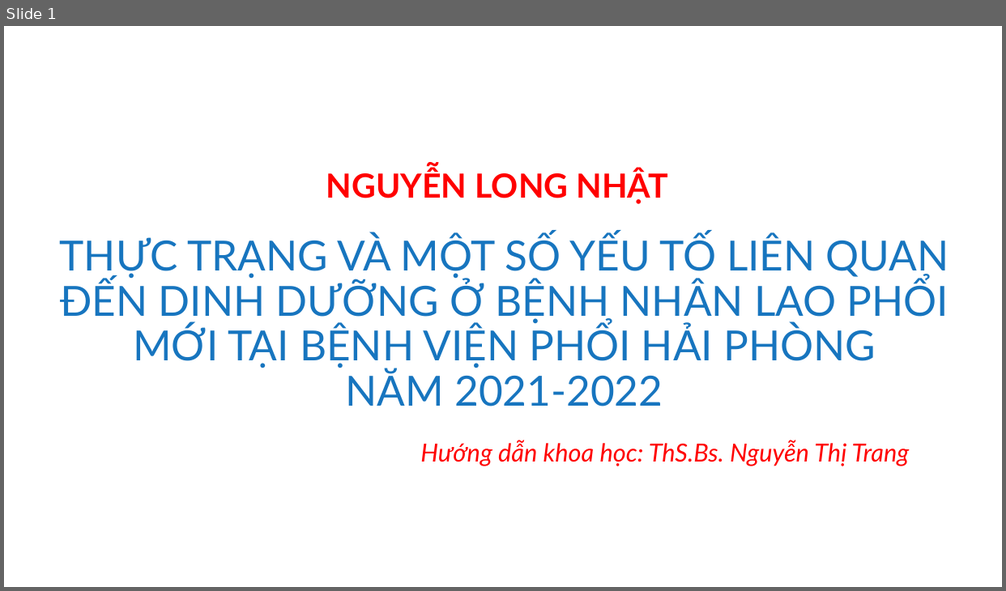
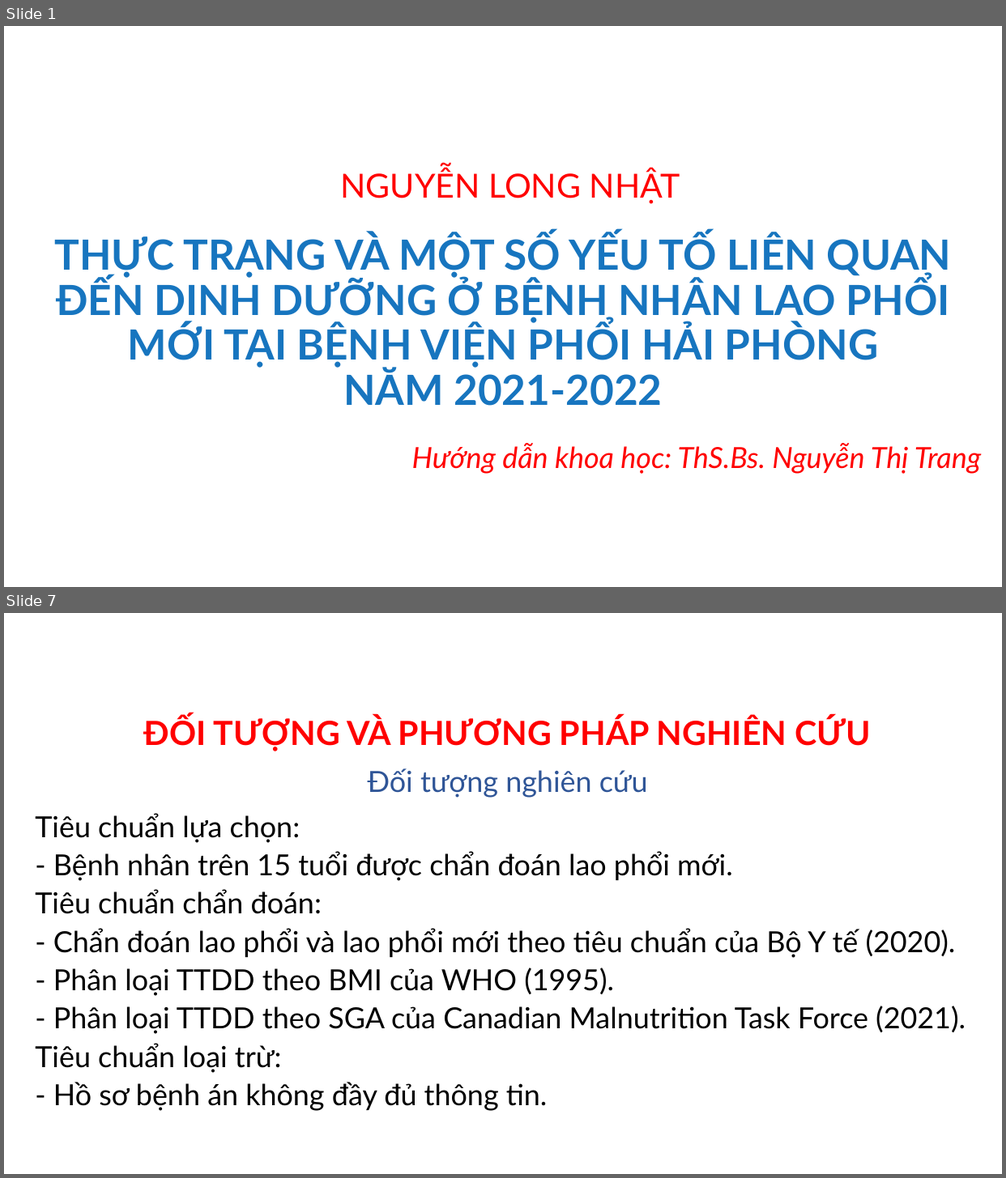
Before and after one commit to MedPocket/HPMUGraduation-thesis, a slide deck: Thuc-trang-va-mot-so-yeu-to-lien-quan-dinh-duong-BN-lao-phoi_Nhat-Nguyen.pptx. Shown one above the other, each under a label of ours: slide 1 before the commit, slides 1 and 7 after it; the slides between them are not shown. The pictures are 1006x591 and 1006x1178 pixels, drawn with LibreOffice and Linux fonts; fonts in the diff are those of the drawing; background and template pictures are left out. Boxes give left, top, right and bottom in pixels: in the first picture for what was removed or moved away, otherwise in the second. Text is boxed around its words. In the diff, an @@ line names an element or a change of style, - is before the commit and + after.

```diff
--- a/Thuc-trang-va-mot-so-yeu-to-lien-quan-dinh-duong-BN-lao-phoi_Nhat-Nguyen.pptx
+++ b/Thuc-trang-va-mot-so-yeu-to-lien-quan-dinh-duong-BN-lao-phoi_Nhat-Nguyen.pptx
@@ slide 7 added at [4, 613, 1002, 1174], background #FFFFFF @@
@@ title added at [144, 716, 870, 752], 32 pt, text #FF0000, bold @@
+ĐỐI TƯỢNG VÀ PHƯƠNG PHÁP NGHIÊN CỨU
@@ text added at [368, 769, 648, 798], 28 pt, text #2F5597 @@
+Đối tượng nghiên cứu
@@ text added at [35, 813, 965, 1111], 28 pt, text #000000 @@
+Tiêu chuẩn lựa chọn:
+- Bệnh nhân trên 15 tuổi được chẩn đoán lao phổi mới.
+Tiêu chuẩn chẩn đoán:
+- Chẩn đoán lao phổi và lao phổi mới theo tiêu chuẩn của Bộ Y tế (2020).
+- Phân loại TTDD theo BMI của WHO (1995).
+- Phân loại TTDD theo SGA của Canadian Malnutrition Task Force (2021).
+Tiêu chuẩn loại trừ:
+- Hồ sơ bệnh án không đầy đủ thông tin.
@@ slide 1 changed as well @@
@@ text "NGUYỄN LONG NHẬT": place and size @@
-text "NGUYỄN LONG NHẬT" at [326, 169, 669, 204]
+text "NGUYỄN LONG NHẬT" at [341, 169, 680, 204]
@@ text "NGUYỄN LONG NHẬT" at [341, 169, 680, 204]: bold off; alignment left to centre @@
@@ title "THỰC TRẠNG VÀ MỘT SỐ ..." at [55, 234, 952, 406]: bold on @@
@@ text "Hướng dẫn khoa học: ThS.Bs. ...": place and size @@
-text "Hướng dẫn khoa học: ThS.Bs. ..." at [420, 440, 910, 467]
+text "Hướng dẫn khoa học: ThS.Bs. ..." at [412, 443, 981, 474]
@@ text "Hướng dẫn khoa học: ThS.Bs. ..." at [412, 443, 981, 474]: size 24 to 28 pt; alignment left to right @@
```
Also in this commit, not shown: 46 other slides added, 1 other file.
